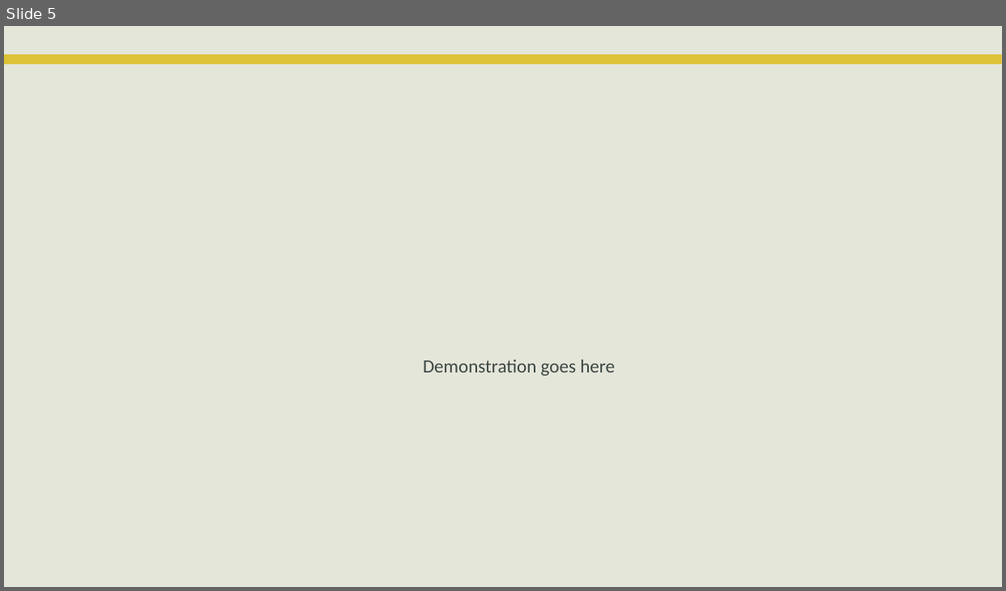
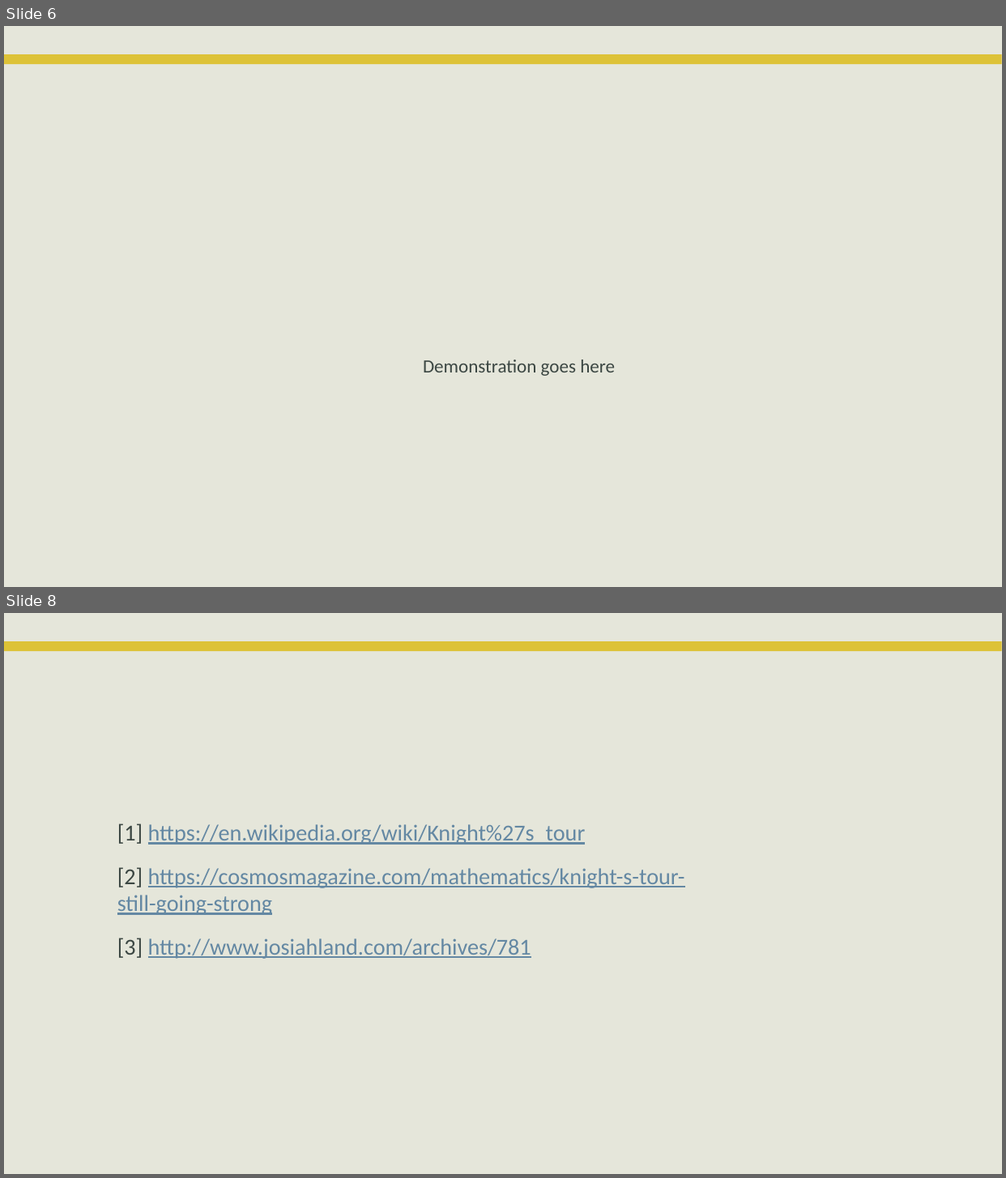
Before and after one commit to PhilipCastiglione/SIT215_PBL2, a slide deck: PST_2.pptx. Shown one above the other, each under a label of ours: slide 5 before the commit, slides 6 and 8 after it; the slides between them are not shown. The pictures are 1006x591 and 1006x1178 pixels, drawn with LibreOffice and Linux fonts; fonts in the diff are those of the drawing; background and template pictures are left out. Boxes give left, top, right and bottom in pixels: in the first picture for what was removed or moved away, otherwise in the second. Text is boxed around its words. In the diff, an @@ line names an element or a change of style, - is before the commit and + after.

```diff
--- a/PST_2.pptx
+++ b/PST_2.pptx
@@ slide 8 added at (4,613,1002,1174), background #E5E6DA; not listed: 1 template element that a slide beside it also shows @@
@@ title added at (108,651,897,763), 30 pt, text #E5E6DA @@
+References
@@ text added at (117,824,685,959), 22 pt, text #6488A3, underline @@
+[1] https://en.wikipedia.org/wiki/Knight%27s_tour
+[2] https://cosmosmagazine.com/mathematics/knight-s-tour-still-going-strong
+[3] http://www.josiahland.com/archives/781
@@ what was slide 5 is now slide 6 @@
```
Also in this commit, not shown: 4 slides changed, 1 other slide added, 5 slides removed.
